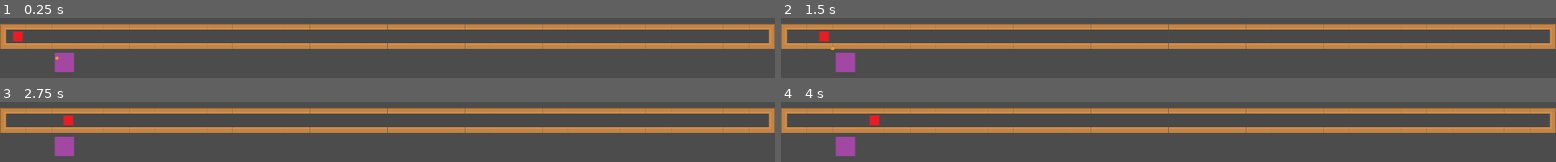
Above: before the commit, frames 1-4 (two rows, left to right).
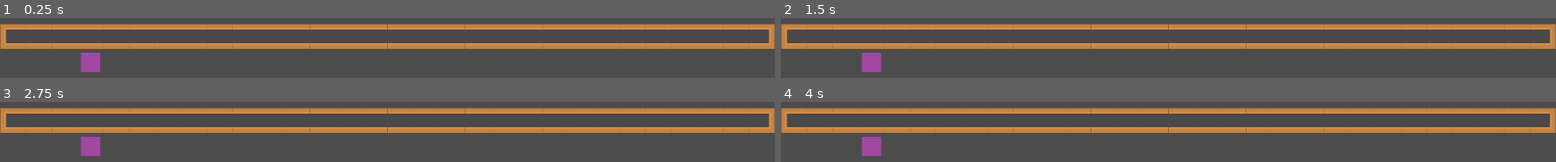
Above: after the commit, the same moments.

Repository: Kronooooo/CCG-TD
Game: Godot game, scene res://scenes/Test.tscn
Two runs of this game, one before a commit and one after it. Both use one fixed random seed, a clock stepped at 60 frames per second and the inputs below. The project has no main scene, so this scene is started directly.
Inputs:
- Up to frame 1 (0.25 s): no input
- Up to frame 2 (1.5 s): no input
- Up to frame 3 (2.75 s): no input
- Up to frame 4 (4 s): tap Enter at 3.5 s

The runs differ from the first frame. In frame 1, 1.9% of the frame differs, in the area x 1-14%, y 22-91%; in frame 2, 1.9%, in the area x 4-14%, y 22-91%; in frame 3, 1.9%; in frame 4, 1.9%.

Commit message:
fixed a bunch of issues
Towers correctly shoot
Game ends if certain number of enemies reach end
Level spawner created

Diff:
--- a/scenes/Enemy.tscn
+++ b/scenes/Enemy.tscn
@@ -6,7 +6,9 @@
 [sub_resource type="RectangleShape2D" id=1]
 extents = Vector2( 12, 12 )
 
-[node name="Enemy" type="PathFollow2D"]
+[node name="Enemy" type="PathFollow2D" groups=[
+"enemy",
+]]
 loop = false
 script = ExtResource( 2 )
 
--- /dev/null
+++ b/scenes/Spawner.tscn
@@ -0,0 +1,10 @@
+[gd_scene load_steps=2 format=2]
+
+[ext_resource path="res://scripts/Spawner.gd" type="Script" id=1]
+
+[node name="Spawner" type="Node"]
+script = ExtResource( 1 )
+
+[node name="Timer" type="Timer" parent="."]
+wait_time = 1.5
+one_shot = true
--- a/scenes/Test.tscn
+++ b/scenes/Test.tscn
@@ -1,7 +1,6 @@
-[gd_scene load_steps=7 format=2]
+[gd_scene load_steps=6 format=2]
 
 [ext_resource path="res://sprites/temp-path.png" type="Texture" id=1]
-[ext_resource path="res://scenes/Enemy.tscn" type="PackedScene" id=2]
 [ext_resource path="res://scenes/Tower.tscn" type="PackedScene" id=3]
 
 [sub_resource type="TileSet" id=1]
@@ -69,10 +68,6 @@
 [node name="Path2D" type="Path2D" parent="."]
 curve = SubResource( 2 )
 
-[node name="Enemy" parent="Path2D" instance=ExtResource( 2 )]
-position = Vector2( 32, 544 )
-speed = 50
-
 [node name="Area2D" type="Area2D" parent="."]
 
 [node name="CollisionShape2D" type="CollisionShape2D" parent="Area2D"]
@@ -80,4 +75,4 @@
 shape = SubResource( 3 )
 
 [node name="Tower" parent="." instance=ExtResource( 3 )]
-position = Vector2( 160, 608 )
+position = Vector2( 224, 608 )
--- a/scenes/Tower.tscn
+++ b/scenes/Tower.tscn
@@ -26,6 +26,8 @@
 shape = SubResource( 2 )
 
 [node name="Timer" type="Timer" parent="."]
+one_shot = true
 
 [connection signal="area_entered" from="Area2D" to="." method="_on_Area2D_area_entered"]
+[connection signal="area_exited" from="Area2D" to="." method="_on_Area2D_area_exited"]
 [connection signal="timeout" from="Timer" to="." method="_on_Timer_timeout"]
--- a/scripts/Enemy.gd
+++ b/scripts/Enemy.gd
@@ -11,12 +11,14 @@
 	offset += delta * speed
 	if unit_offset >= 1:
 		call_deferred("free")
+		get_parent().get_parent().get_parent().hp -= 1
 
 func _on_Area2D_area_entered(area):
+	var parent
 	if area.is_in_group("projectile"):
 		hp -= 1
+		parent = area.get_parent()
+		area.call_deferred("free")
 	if hp <= 0:
-		area.get_parent().enemies.erase(self)
+		parent.enemies.erase(self)
 		call_deferred("free")
-
-	area.call_deferred("free")
--- a/scripts/Projectile.gd
+++ b/scripts/Projectile.gd
@@ -1,7 +1,7 @@
 extends Area2D
 
 var target
-var speed = 100
+var speed = 400
 var direction
 
 func _ready():
--- /dev/null
+++ b/scripts/Spawner.gd
@@ -0,0 +1,22 @@
+extends Node
+
+onready var Enemy = load("res://scenes/Enemy.tscn")
+onready var Test = load("res://scenes/Test.tscn")
+onready var timer = $Timer
+
+var level
+var hp = 15
+
+func _ready():
+	level = Test.instance()
+	call_deferred("add_child",level)
+	for _i in range(30):
+		timer.start()
+		yield(timer,"timeout")
+		var enemy = Enemy.instance()
+		level.get_node("Path2D").call_deferred("add_child",enemy)
+
+func _process(_delta):
+	if hp <= 0:
+		print("fin")
+		get_tree().quit()
--- a/scripts/Tower.gd
+++ b/scripts/Tower.gd
@@ -30,5 +30,8 @@
 func _on_Area2D_area_entered(area):
 	enemies.append(area.get_parent())
 
+func _on_Area2D_area_exited(area):
+	enemies.erase(area.get_parent())
+
 func _on_Timer_timeout():
 	canShoot = true
